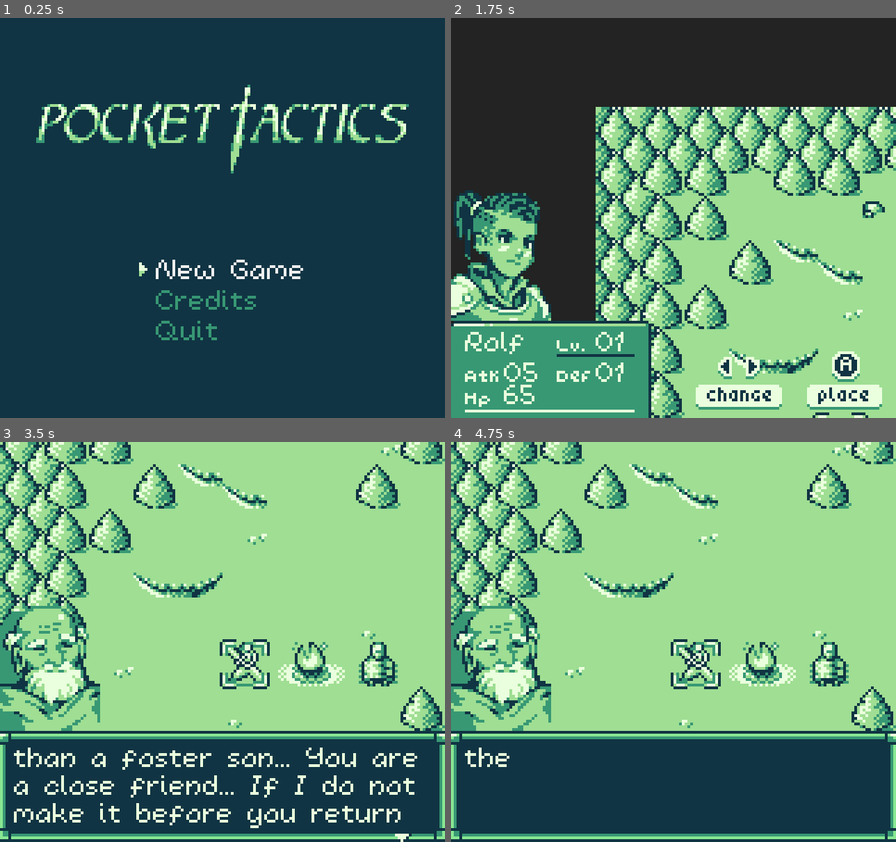
Above: before the commit, frames 1-4 (two rows, left to right).
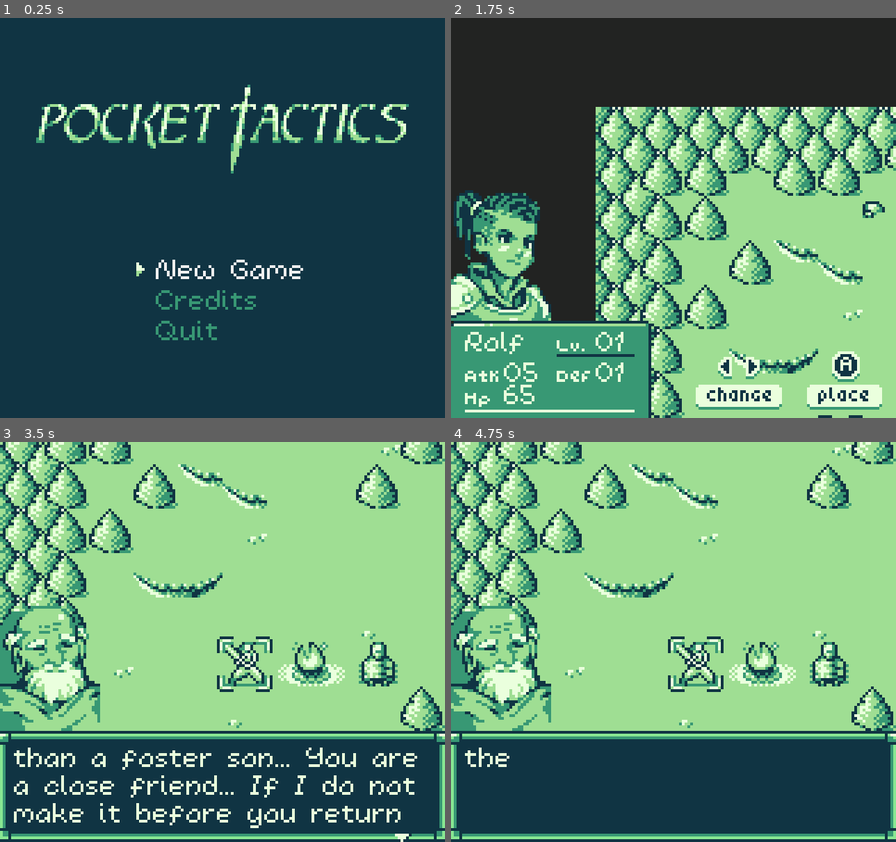
Above: after the commit, the same moments.

Repository: kevinlights/titan_tactics
Game: Godot game, scene res://scenes/landing.tscn
Two runs of this game, one before a commit and one after it. Both use one fixed random seed, a clock stepped at 60 frames per second and the inputs below.
Inputs (mouse positions are in pixels of both pictures, inside the frame that each line leads up to):
- Up to frame 1 (0.25 s): no input
- Up to frame 2 (1.75 s): click "New Game" at 0.5 s; move the mouse to (771, 198) at 1.27 s; hold Right (ui_right) from 1.28 s (still down); tap Keypad Enter (ui_accept) at 1.35, 1.52 s
- Up to frame 3 (3.5 s): tap Keypad Enter (ui_accept) at 1.82, 2.85, 3.02, 3.32 s; release Right (ui_right) at 2 s; click "Start level" at 2 s; move the mouse to (133, 662) at 2.77 s; hold Down (ui_down) from 2.78 s (still down)
- Up to frame 4 (4.75 s): move the mouse to (718, 554) at 3.52 s; release Down (ui_down) at 3.53 s; hold Right (ui_right) 3.53-4.28 s; tap Keypad Enter (ui_accept) at 3.6, 4.35, 4.52 s; move the mouse to (651, 722) at 4.27 s; hold Up (ui_up) from 4.28 s (still down)

The runs differ from the first frame. In frame 1, less than 0.1% of the frame differs, in the area x 30-34%, y 61-65%; in frame 2, 0.1%; in frame 3, 0.6%, in the area x 48-62%, y 48-63%; in frame 4, 0.6%.

Commit message:
blank selector on AI turn

Diff:
--- a/scenes/gui.tscn
+++ b/scenes/gui.tscn
@@ -45,43 +45,43 @@
 [ext_resource path="res://gfx/place.png" type="Texture" id=43]
 
 [sub_resource type="AtlasTexture" id=1]
+atlas = ExtResource( 42 )
+region = Rect2( 0, 0, 36, 50 )
+
+[sub_resource type="AtlasTexture" id=2]
 atlas = ExtResource( 14 )
 region = Rect2( 0, 0, 36, 50 )
 
-[sub_resource type="AtlasTexture" id=2]
+[sub_resource type="AtlasTexture" id=3]
 atlas = ExtResource( 4 )
 region = Rect2( 0, 0, 36, 50 )
 
-[sub_resource type="AtlasTexture" id=3]
+[sub_resource type="AtlasTexture" id=4]
 atlas = ExtResource( 35 )
 region = Rect2( 0, 0, 36, 50 )
 
-[sub_resource type="AtlasTexture" id=4]
+[sub_resource type="AtlasTexture" id=5]
 atlas = ExtResource( 42 )
 region = Rect2( 0, 0, 36, 50 )
 
-[sub_resource type="AtlasTexture" id=5]
+[sub_resource type="AtlasTexture" id=6]
 atlas = ExtResource( 36 )
 region = Rect2( 0, 0, 36, 50 )
 
-[sub_resource type="AtlasTexture" id=6]
+[sub_resource type="AtlasTexture" id=7]
 atlas = ExtResource( 36 )
 region = Rect2( 36, 0, 36, 50 )
 
-[sub_resource type="AtlasTexture" id=7]
-atlas = ExtResource( 42 )
-region = Rect2( 0, 0, 36, 50 )
-
 [sub_resource type="SpriteFrames" id=8]
 animations = [ {
-"frames": [ SubResource( 1 ), SubResource( 2 ), SubResource( 3 ), SubResource( 4 ), SubResource( 5 ), SubResource( 6 ) ],
-"loop": true,
-"name": "portraits",
+"frames": [ SubResource( 1 ) ],
+"loop": true,
+"name": "Rolf",
 "speed": 5.0
 }, {
-"frames": [ SubResource( 7 ) ],
-"loop": true,
-"name": "Rolf",
+"frames": [ SubResource( 2 ), SubResource( 3 ), SubResource( 4 ), SubResource( 5 ), SubResource( 6 ), SubResource( 7 ) ],
+"loop": true,
+"name": "portraits",
 "speed": 5.0
 } ]
 
@@ -587,6 +587,7 @@
 position = Vector2( 51.5761, 0.49651 )
 frames = SubResource( 23 )
 animation = "down"
+frame = 1
 playing = true
 
 [node name="EnemyType" type="Sprite" parent="battle"]
@@ -599,7 +600,6 @@
 position = Vector2( 116.938, 0.85042 )
 frames = SubResource( 28 )
 animation = "down"
-frame = 1
 playing = true
 
 [node name="vs" type="Sprite" parent="battle"]
--- a/scenes/landing.tscn
+++ b/scenes/landing.tscn
@@ -102,7 +102,6 @@
 visible = false
 position = Vector2( -2, 0 )
 frames = SubResource( 4 )
-frame = 1
 playing = true
 centered = false
 offset = Vector2( -1, 2 )
@@ -123,6 +122,7 @@
 visible = false
 position = Vector2( -2, 0 )
 frames = SubResource( 4 )
+frame = 1
 playing = true
 centered = false
 offset = Vector2( -1, 2 )
@@ -144,7 +144,6 @@
 visible = false
 position = Vector2( -2, 0 )
 frames = SubResource( 4 )
-frame = 1
 playing = true
 centered = false
 offset = Vector2( -1, 2 )
@@ -164,7 +163,6 @@
 visible = false
 position = Vector2( -2, 0 )
 frames = SubResource( 4 )
-frame = 1
 playing = true
 centered = false
 offset = Vector2( -1, 2 )
--- a/scenes/world.tscn
+++ b/scenes/world.tscn
@@ -109,7 +109,6 @@
 z_as_relative = false
 frames = SubResource( 12 )
 animation = "attack"
-frame = 1
 playing = true
 centered = false
 offset = Vector2( -2, -2 )
--- a/scripts/select.gd
+++ b/scripts/select.gd
@@ -37,8 +37,12 @@
 func enable():
 	print("enable selector")
 	disabled = false
+	set_context(world.get_current_context(tile))
 
 func set_context(context):
+	if world.current_turn == Game.CONTROL.AI:
+		play("blank")
+		return
 	match(context):
 		Game.CONTEXT.USE:
 			play("attack")
@@ -55,8 +59,12 @@
 
 func _input(event):
 	var advance = Vector2(0, 0)
-	if gui.active or disabled or world.current_turn == Game.CONTROL.AI:
-		play("attack")
+	if gui.active or disabled:
+		if not world.current_turn == Game.CONTROL.AI:
+			play("attack")
+			return
+	if world.current_turn == Game.CONTROL.AI:
+		play("blank")
 		return
 	if event.is_action("ui_cancel")&& !event.is_echo() && event.is_pressed():
 		get_parent().advance_turn(0)
--- a/scripts/world.gd
+++ b/scripts/world.gd
@@ -321,6 +321,7 @@
 	$select.set_origin(get_current())
 	$select.call_deferred("enable")
 
+
 func _on_win(ignore_dialogue = false):
 	emit_signal("win")
 	if not gui.get_node("dialogue").visible or ignore_dialogue:
@@ -398,6 +399,7 @@
 		gui.back()
 		$select.enable()
 		$select.set_origin(get_current())
+		$select.set_context(get_current_context($select.tile))
 	else:
 		print("Don't initiate turn: selector is enabled")
 	if current_turn == Game.CONTROL.AI:
